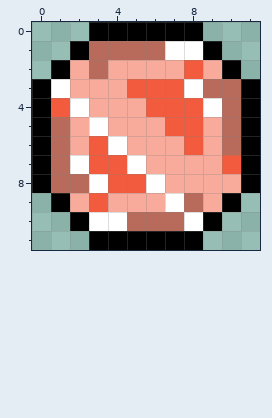
Two states of a pixel-art file, Assets/Artwork/Gems/Red Gem.aseprite. The picture above is the old version.
12x12 pixels, 1 frame.
After the commit:
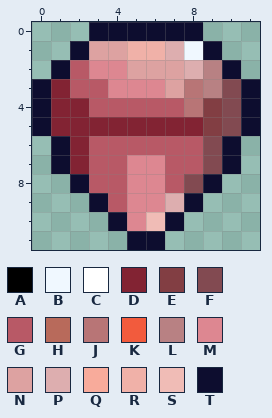
Palette (. is transparent): A #000000  B #f0f8ff  C #ffffff  D #822333  E #823e43  F #824a51  G #b85966  H #b86a5b  J #b87576  K #f25b3d  L #b88183  M #dd8791  N #dda2a1  P #ddaeaf  Q #f8ab9b  R #f0b1a8  S #f0bcb6  T #0d0d2f
What changed:
layer "Layer 3" opacity 49% -> 100%
layer "Layer 4" opacity 100% -> 49%
layer "Layer 5" added
@@ x 0..11 @@
- 0 ...AAAAAA...
- 1 ..AHHHHCCA..
- 2 .AQHQQQQKQA.
- 3 ACQQQKKKCHHA
- 4 AKCQQQKKKCHA
- 5 AHQCQQQKKQHA
- 6 AHQKCQQQKQHA
- 7 AHCKKCQQQQKA
- 8 AHHCKKCQQQQA
- 9 .AQKQQQCHQA.
-10 ..ACCHHHCA..
-11 ...AAAAAA...
+ 0 ...TTTTTT...
+ 1 ..TNNRRPBT..
+ 2 .TGMMNNNPLT.
+ 3 TDGGMMMNJLFT
+ 4 TDDGGGGGJEFT
+ 5 TDDDDDDDDEFT
+ 6 .TDGGGGGGFT.
+ 7 .TDGGMMGGFT.
+ 8 ..TGGMMGFT..
+ 9 ...TGMMPT...
+10 ....TMST....
+11 .....TT.....
Pixel boxes of the changes (left, top, right, bottom) in both pictures:
changed: (32, 22, 260, 250)
